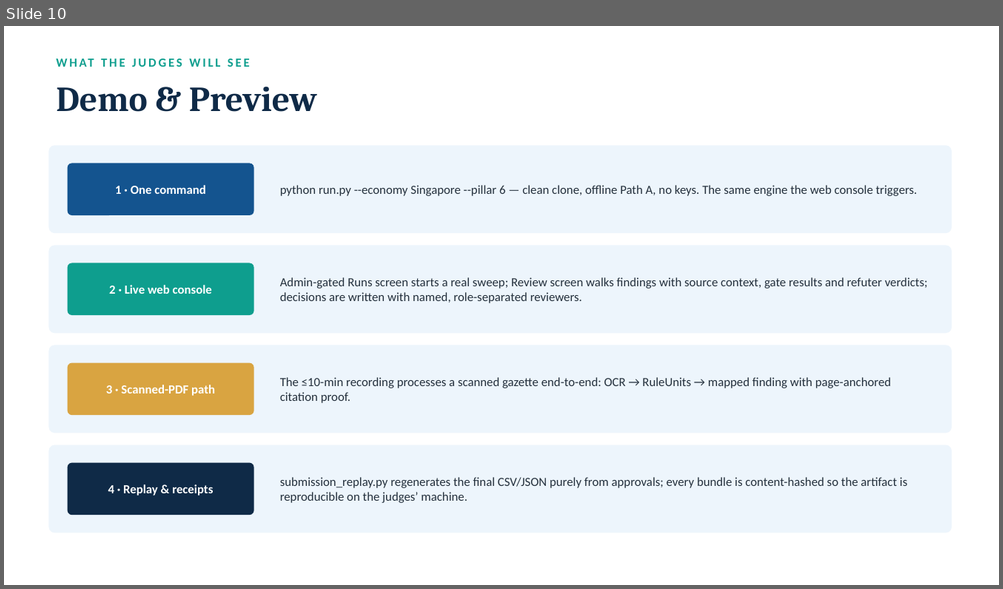
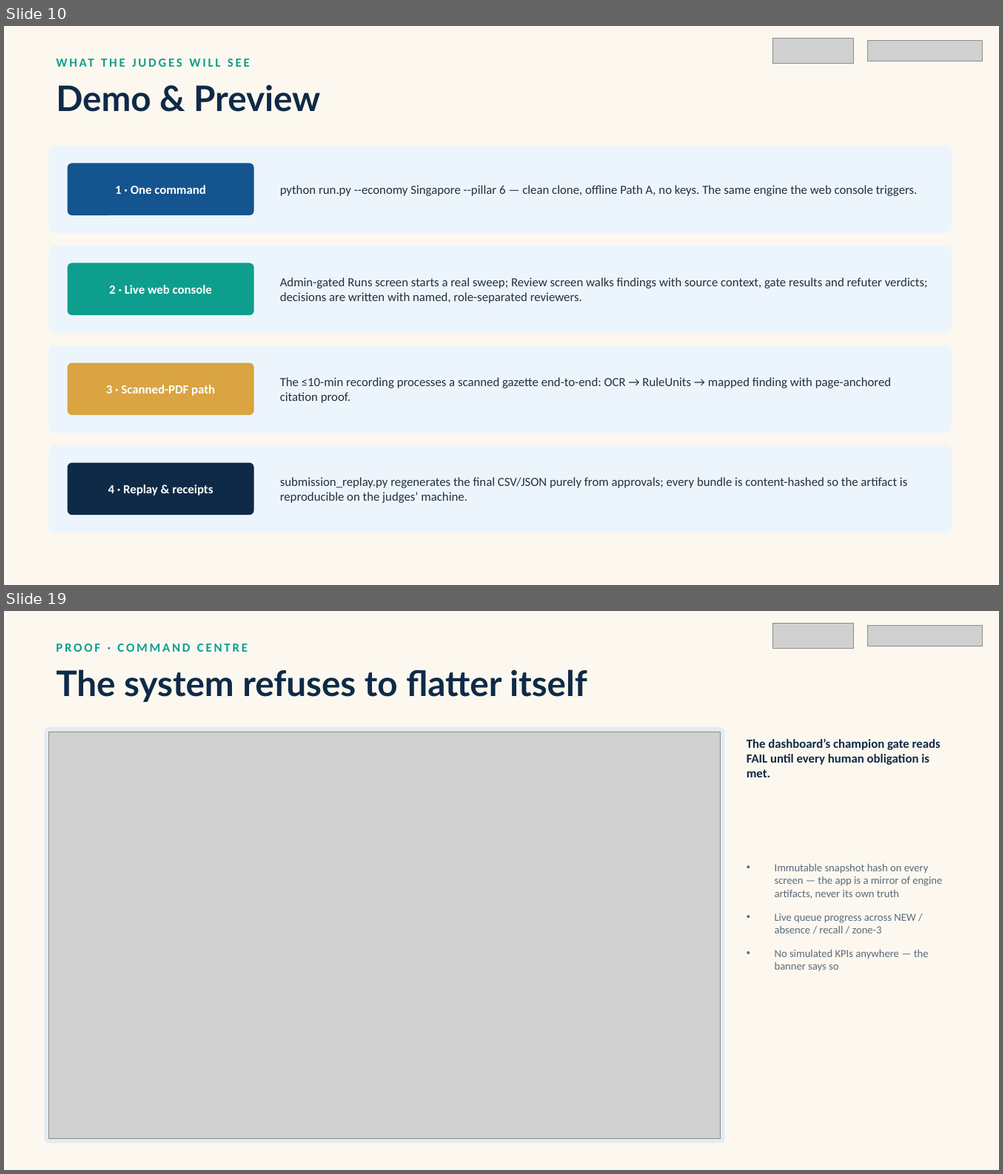
Before and after one commit to nafew0/ClauseChain, a slide deck: ClauseChain_Pitch_Deck.pptx. Shown one above the other, each under a label of ours: slide 10 before the commit, slides 10 and 19 after it; the slides between them are not shown. The pictures are 1003x589 and 1003x1174 pixels, drawn with LibreOffice and Linux fonts; fonts in the diff are those of the drawing; grey boxes stand for pictures; background and template pictures are left out. Boxes give left, top, right and bottom in pixels: in the first picture for what was removed or moved away, otherwise in the second. Text is boxed around its words. In the diff, an @@ line names an element or a change of style, - is before the commit and + after.

```diff
--- a/ClauseChain_Pitch_Deck.pptx
+++ b/ClauseChain_Pitch_Deck.pptx
@@ slide 19 added at (4, 611, 999, 1170), background #FCF8EF @@
@@ picture added at (772, 623, 854, 648) @@
@@ picture added at (868, 625, 983, 646) @@
@@ text added at (56, 644, 247, 652), 12 pt, text #0E9E8E, bold @@
+PROOF · COMMAND CENTRE
@@ text added at (56, 669, 587, 702), 34 pt, text #0F2A47, bold @@
+The system refuses to flatter itself
@@ rounded rectangle added at (44, 727, 725, 1144), fill #E3EBF3 @@
@@ picture added at (48, 732, 720, 1139) @@
@@ text added at (746, 739, 940, 777), 12 pt, text #0F2A47, bold @@
+The dashboard’s champion gate reads FAIL until every human obligation is met.
@@ text added at (774, 864, 942, 972), 10.5 pt, text #5C6B7A @@
+• Immutable snapshot hash on every screen — the app is a mirror of engine artifacts, never its own truth
+• Live queue progress across NEW / absence / recall / zone-3
+• No simulated KPIs anywhere — the banner says so
@@ slide 10 changed as well @@
@@ background #FFFFFF to #FCF8EF @@
@@ picture added at (772, 38, 854, 63) @@
@@ picture added at (868, 40, 983, 61) @@
@@ text "Demo & Preview" at (56, 84, 320, 112): font Cambria to Lato @@
```
Also in this commit, not shown: 14 other slides changed, 13 other slides added, 2 slides removed.
